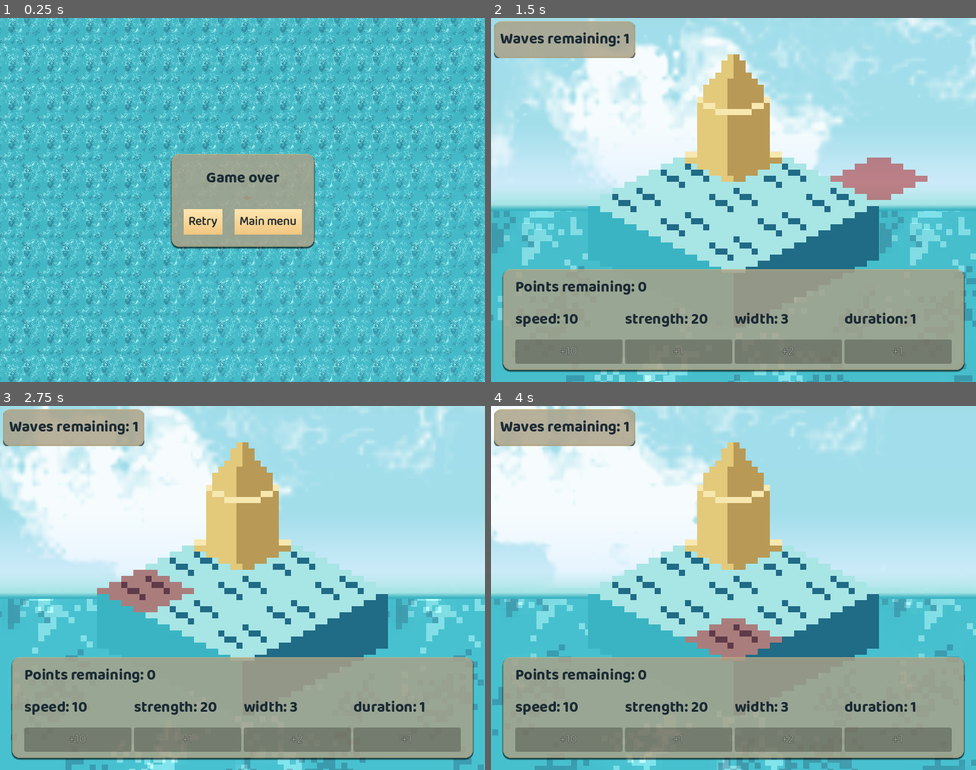
Above: before the commit, frames 1-4 (two rows, left to right).
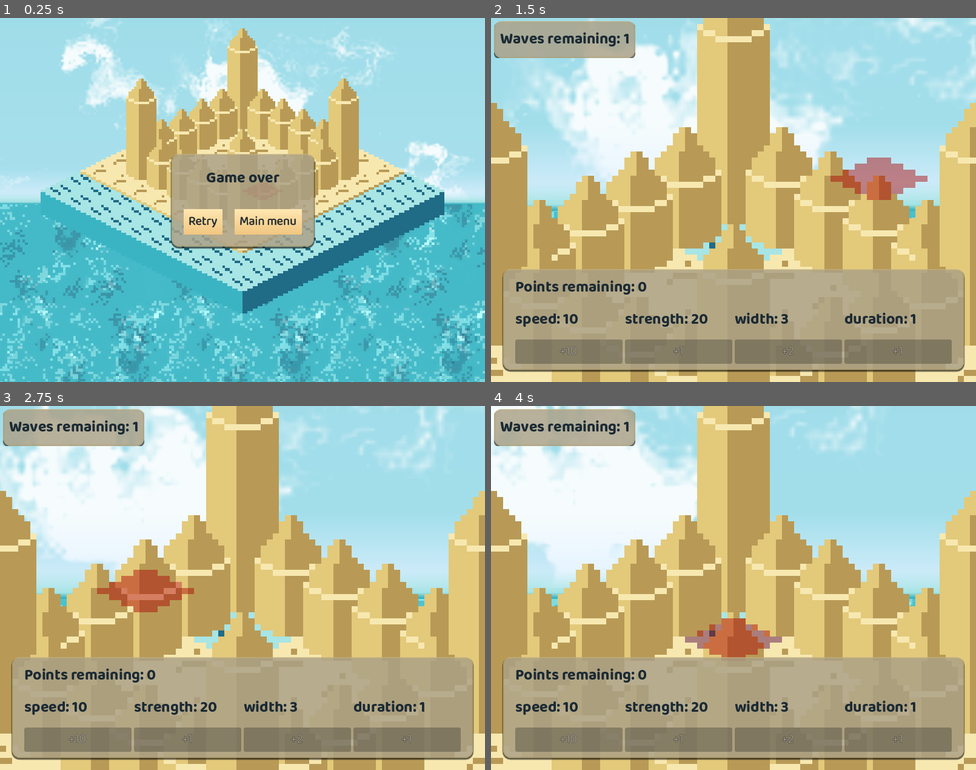
Above: after the commit, the same moments.

Repository: macmist/game-off-2025-waves
Game: Godot game, scene res://scene.tscn
Two runs of this game, one before a commit and one after it. Both use one fixed random seed, a clock stepped at 60 frames per second and the inputs below.
Inputs (mouse positions are in pixels of both pictures, inside the frame that each line leads up to):
- Up to frame 1 (0.25 s): no input
- Up to frame 2 (1.5 s): click "Retry" at 0.5 s; move the mouse to (840, 181) at 1.27 s; click (840, 181) at 1.42 s
- Up to frame 3 (2.75 s): move the mouse to (145, 606) at 2.02 s; click (145, 606) at 2.17 s
- Up to frame 4 (4 s): move the mouse to (782, 507) at 2.77 s; click (782, 507) at 2.92 s; move the mouse to (709, 660) at 3.52 s; click (709, 660) at 3.67 s

The runs differ from the first frame. In frame 1, 72% of the frame differs, in the area x 0-100%, y 0-100%; in frame 2, 47%; in frame 3, 47%; in frame 4, 47%.

Commit message:
feat: created main menu

Diff:
--- a/components/SkyBackground.tscn
+++ b/components/SkyBackground.tscn
@@ -1,7 +1,7 @@
 [gd_scene load_steps=6 format=3 uid="uid://bjbne260tsm63"]
 
 [ext_resource type="Texture2D" uid="uid://fx4omsq60pxs" path="res://sky_gradient.tres" id="1_pnygg"]
-[ext_resource type="Shader" path="res://components/clouds.gdshader" id="2_dkjwm"]
+[ext_resource type="Shader" path="res://shaders/clouds.gdshader" id="2_dkjwm"]
 [ext_resource type="Texture2D" uid="uid://mh5ot3a6sk2u" path="res://cloud_noise.tres" id="3_2j843"]
 
 [sub_resource type="CanvasItemMaterial" id="CanvasItemMaterial_0q5vu"]
--- a/level_generator.gd
+++ b/level_generator.gd
@@ -2,10 +2,10 @@
 
 class_name LevelGenerator
 
-@export var size: int = 15
 @onready var camera: Camera2D = $Camera
 @export var ocean_sprite: Sprite2D
 @export var horizon: Sprite2D
+@export var main_menu: bool = true
 
 var water_atlas = Vector2(0, 1)
 var land_atlas = Vector2(0, 0)
@@ -65,14 +65,14 @@
 				_:
 					atlas = land_atlas
 
-			var position = Vector2(w, h)
-			set_cell(position, 0, atlas)
+			var cell_position = Vector2(w, h)
+			set_cell(cell_position, 0, atlas)
 			if t >= 4:
 				height = t - 3 # 4 is a tower of size 1
-				add_tower(position, height)
+				add_tower(cell_position, height)
 
-func add_tower(position: Vector2, height: int):
-	var global = map_to_local(position)
+func add_tower(cell_position: Vector2, height: int):
+	var global = map_to_local(cell_position)
 	var tower = TOWER.instantiate()
 	tower.position = global + Vector2(0, -4)
 	#tower.z_index = 1
@@ -80,6 +80,17 @@
 	add_child(tower)
 
 
+func _ready() -> void:
+	if main_menu:
+		setup_main_menu()
+
+
+func setup_main_menu():
+	var data = read_level("res://levels/main_menu.txt")
+	generate_floor(data)
+	center_and_zoom(data)
+	center_ocean(data)
+	set_level_data(data)
 
 func setup(level_number: int) -> void:
 	var data = read_level("res://levels/level_%d.txt" % level_number)
--- /dev/null
+++ b/main_menu.tscn
@@ -0,0 +1,107 @@
+[gd_scene load_steps=10 format=3 uid="uid://f8ai2ql5oe8h"]
+
+[ext_resource type="Script" path="res://game_controller.gd" id="1_35a2i"]
+[ext_resource type="PackedScene" uid="uid://bjbne260tsm63" path="res://components/SkyBackground.tscn" id="3_5j6mk"]
+[ext_resource type="PackedScene" uid="uid://ny78w53hk7bn" path="res://ocean.tscn" id="4_x2bk6"]
+[ext_resource type="FontFile" uid="uid://bjerha4gn6v7p" path="res://fonts/Baloo2-Bold.ttf" id="5_mgcli"]
+[ext_resource type="PackedScene" uid="uid://b6d2tew8sdhk7" path="res://level_generator.tscn" id="9_3t4cg"]
+
+[sub_resource type="CanvasTexture" id="CanvasTexture_7o5go"]
+specular_color = Color(0.231373, 0.545098, 0.647059, 1)
+texture_filter = 1
+
+[sub_resource type="Gradient" id="Gradient_7ofga"]
+offsets = PackedFloat32Array(0, 0.665306, 0.934694, 0.995918)
+colors = PackedColorArray(0.87451, 0.945098, 1, 0, 0.87451, 0.945098, 1, 0.666667, 0.658824, 0.898039, 0.898039, 1, 0.227451, 0.705882, 0.764706, 1)
+
+[sub_resource type="GradientTexture2D" id="GradientTexture2D_ponaf"]
+gradient = SubResource("Gradient_7ofga")
+
+[sub_resource type="LabelSettings" id="LabelSettings_s8dlw"]
+line_spacing = 0.0
+font = ExtResource("5_mgcli")
+font_size = 88
+font_color = Color(0.478431, 0.380392, 0.270588, 1)
+outline_size = 3
+outline_color = Color(0, 0, 0, 0.764706)
+shadow_size = 2
+shadow_color = Color(0, 0, 0, 1)
+
+[node name="root" type="Node2D"]
+script = ExtResource("1_35a2i")
+
+[node name="SkyBackground" parent="." instance=ExtResource("3_5j6mk")]
+
+[node name="ParallaxBackground" type="ParallaxBackground" parent="."]
+
+[node name="ParallaxLayer" type="ParallaxLayer" parent="ParallaxBackground"]
+motion_scale = Vector2(0.1, 0.1)
+
+[node name="Sprite2D" type="Sprite2D" parent="ParallaxBackground/ParallaxLayer"]
+texture_filter = 1
+position = Vector2(218.75, 0.25)
+scale = Vector2(438.5, 1.5)
+texture = SubResource("CanvasTexture_7o5go")
+
+[node name="Ocean" parent="." instance=ExtResource("4_x2bk6")]
+position = Vector2(-417, -287)
+centered = false
+
+[node name="Horizon" type="Sprite2D" parent="."]
+position = Vector2(514, -371)
+rotation = 1.5708
+scale = Vector2(0.222248, 16.0592)
+texture = SubResource("GradientTexture2D_ponaf")
+
+[node name="LevelGenerator" parent="." node_paths=PackedStringArray("ocean_sprite", "horizon") instance=ExtResource("9_3t4cg")]
+position = Vector2(124, 73)
+ocean_sprite = NodePath("../Ocean")
+horizon = NodePath("../Horizon")
+
+[node name="MainMenu" type="CanvasLayer" parent="."]
+
+[node name="Control" type="Control" parent="MainMenu"]
+layout_mode = 3
+anchors_preset = 15
+anchor_right = 1.0
+anchor_bottom = 1.0
+grow_horizontal = 2
+grow_vertical = 2
+
+[node name="MarginContainer" type="MarginContainer" parent="MainMenu/Control"]
+layout_mode = 1
+anchors_preset = 15
+anchor_right = 1.0
+anchor_bottom = 1.0
+grow_horizontal = 2
+grow_vertical = 2
+theme_override_constants/margin_top = 40
+theme_override_constants/margin_bottom = 40
+
+[node name="Label" type="Label" parent="MainMenu/Control/MarginContainer"]
+custom_minimum_size = Vector2(0, 120)
+layout_mode = 2
+size_flags_horizontal = 4
+size_flags_vertical = 0
+text = "Castle
+splash"
+label_settings = SubResource("LabelSettings_s8dlw")
+horizontal_alignment = 1
+uppercase = true
+
+[node name="VBoxContainer" type="VBoxContainer" parent="MainMenu/Control/MarginContainer"]
+layout_mode = 2
+size_flags_horizontal = 4
+size_flags_vertical = 8
+theme_override_constants/separation = 20
+alignment = 1
+
+[node name="Button" type="Button" parent="MainMenu/Control/MarginContainer/VBoxContainer"]
+custom_minimum_size = Vector2(300, 80)
+layout_mode = 2
+text = "Start Game"
+
+[node name="Button2" type="Button" parent="MainMenu/Control/MarginContainer/VBoxContainer"]
+custom_minimum_size = Vector2(300, 80)
+layout_mode = 2
+text = "Choose level"
--- a/ocean.tscn
+++ b/ocean.tscn
@@ -1,6 +1,6 @@
 [gd_scene load_steps=4 format=3 uid="uid://ny78w53hk7bn"]
 
-[ext_resource type="Shader" path="res://scroll.gdshader" id="1_8g6qy"]
+[ext_resource type="Shader" path="res://shaders/water.gdshader" id="1_8g6qy"]
 [ext_resource type="Texture2D" uid="uid://bw528n5r785ld" path="res://water_bg.png" id="2_6cjhk"]
 
 [sub_resource type="ShaderMaterial" id="ShaderMaterial_qvnkw"]
--- a/panel_shader.gdshader
+++ /dev/null
@@ -1,20 +0,0 @@
-shader_type canvas_item;
-
-// New way to access the screen behind the control
-uniform sampler2D screen_tex : hint_screen_texture;
-
-// Your noise texture
-uniform sampler2D noise_tex;
-uniform float noise_strength = 0.08;
-uniform float noise_scale = 4.0;
-
-void fragment() {
-    // Sample the screen (what the StyleBoxFlat already drew)
-    vec4 base = texture(screen_tex, SCREEN_UV);
-
-    // Sample tiling noise
-    vec4 noise = texture(noise_tex, UV * noise_scale);
-
-    // Combine
-    COLOR = vec4(base.rgb + noise.rgb * noise_strength, base.a);
-}
--- a/scroll.gdshader
+++ b/shaders/water.gdshader
@@ -2,7 +2,6 @@
 
 uniform vec2 scroll_speed_1 =vec2(0.025, 0.012);
 uniform vec2 scroll_speed_2 = vec2(-0.018, 0.022);
-uniform float shimmer_strength = 0.25;
 uniform vec4 tint_color : source_color = vec4(0.23, 0.71, 0.76, 1.0);
 
 void fragment() {
Not shown, added: levels/main_menu.txt
Renamed: components/clouds.gdshader -> shaders/clouds.gdshader
